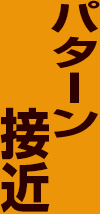
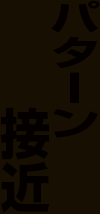
Two versions of the same layered image (w=100, h=214). Layer-by-layer changes:
added layer "圖層 2" (90%) above "接近" over 0, 0, 100, 214
